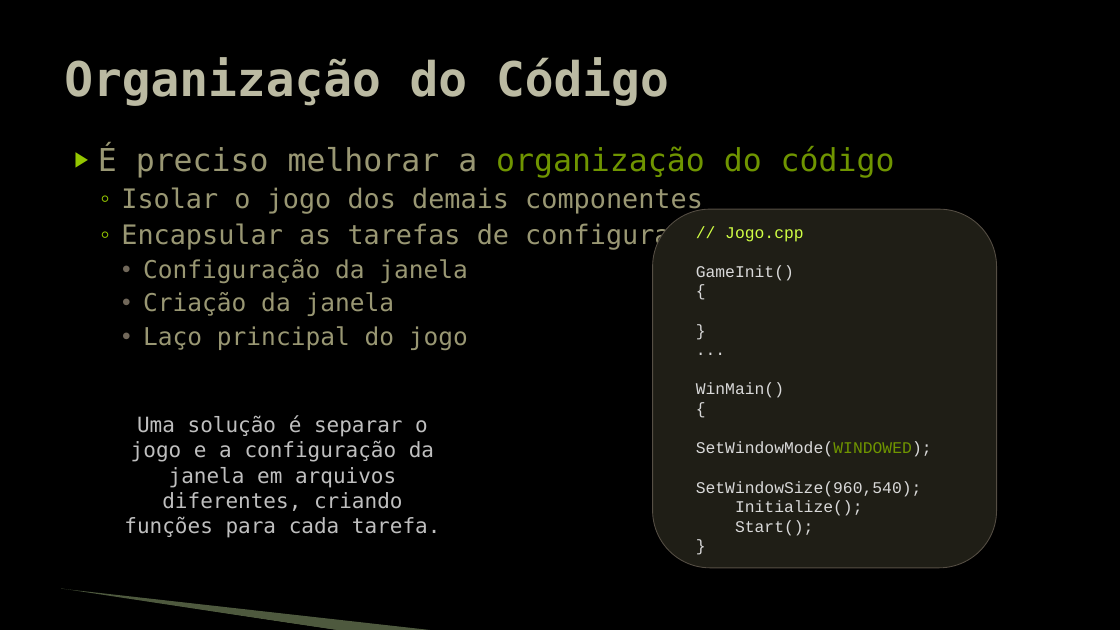
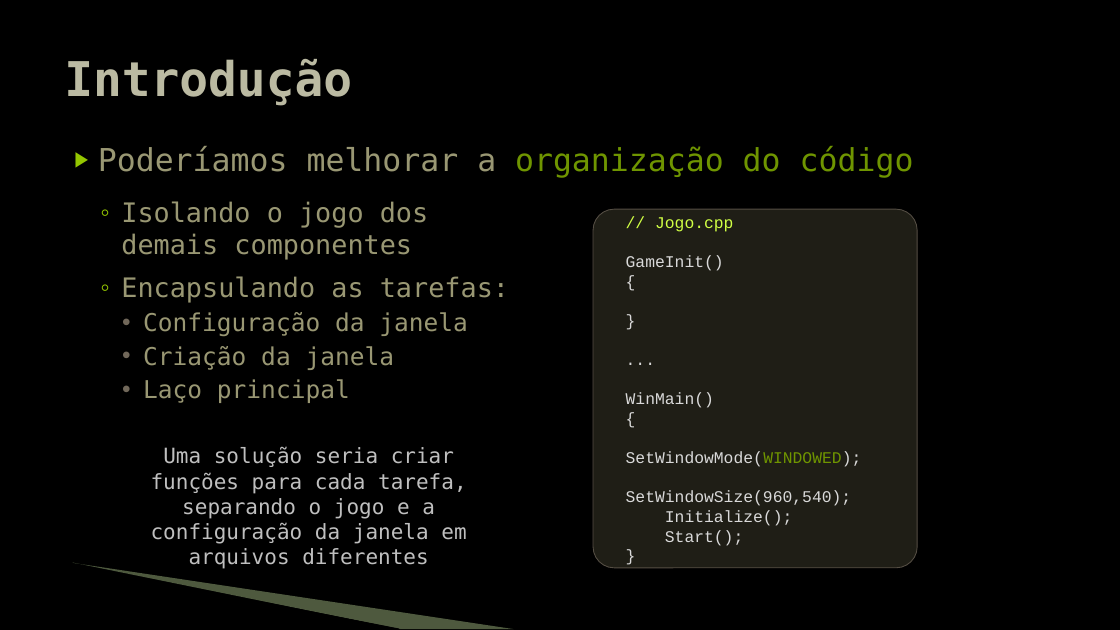
Before and after one commit to JudsonSS/Jogos, a slide deck: slide 4 of Slides/05. Motor de Jogo.pptx. Drawn at 1120x630 pixels with LibreOffice and Linux fonts; fonts in the diff are those of the drawing; background and template pictures are left out. Boxes give left, top, right and bottom in pixels: in the first picture for what was removed or moved away, otherwise in the second. Text is boxed around its words. In the diff, an @@ line names an element or a change of style, - is before the commit and + after.

```diff
--- a/Slides/05. Motor de Jogo.pptx
+++ b/Slides/05. Motor de Jogo.pptx
@@ title at [64,59,352,106]: text changed @@
-Organização do Código
+Introdução
@@ text at [98,146,914,303]: text changed @@
-▶ É preciso melhorar a organização do código
-  ◦ Isolar o jogo dos demais componentes
-  ◦ Encapsular as tarefas de configuração
+▶ Poderíamos melhorar a organização do código
+  ◦ Isolando o jogo dos
+    demais componentes
+  ◦ Encapsulando as tarefas:
@@ rounded rectangle "// Jogo.cpp GameInit()": place and size @@
-rounded rectangle "// Jogo.cpp GameInit()" at [653,209,996,568]
+rounded rectangle "// Jogo.cpp GameInit()" at [593,209,918,568]
@@ rounded rectangle "// Jogo.cpp GameInit()" at [593,209,918,568]: proportions changed @@
@@ text at [143,379,350,403]: text changed @@
-    • Laço principal do jogo
+    • Laço principal
@@ text at [151,447,466,569]: text changed @@
-Uma solução é separar o jogo e a configuração da janela em arquivos diferentes, criando funções para cada tarefa.
+Uma solução seria criar funções para cada tarefa, separando o jogo e a configuração da janela em arquivos diferentes
@@ freeform shape: place and size @@
-freeform shape at [60,590,340,630]
+freeform shape at [71,565,400,629]
@@ freeform shape: place and size @@
-freeform shape at [61,589,437,630]
+freeform shape at [73,563,514,629]
```
Also in this commit, not shown: 9 other slides changed, 1 slide added.
